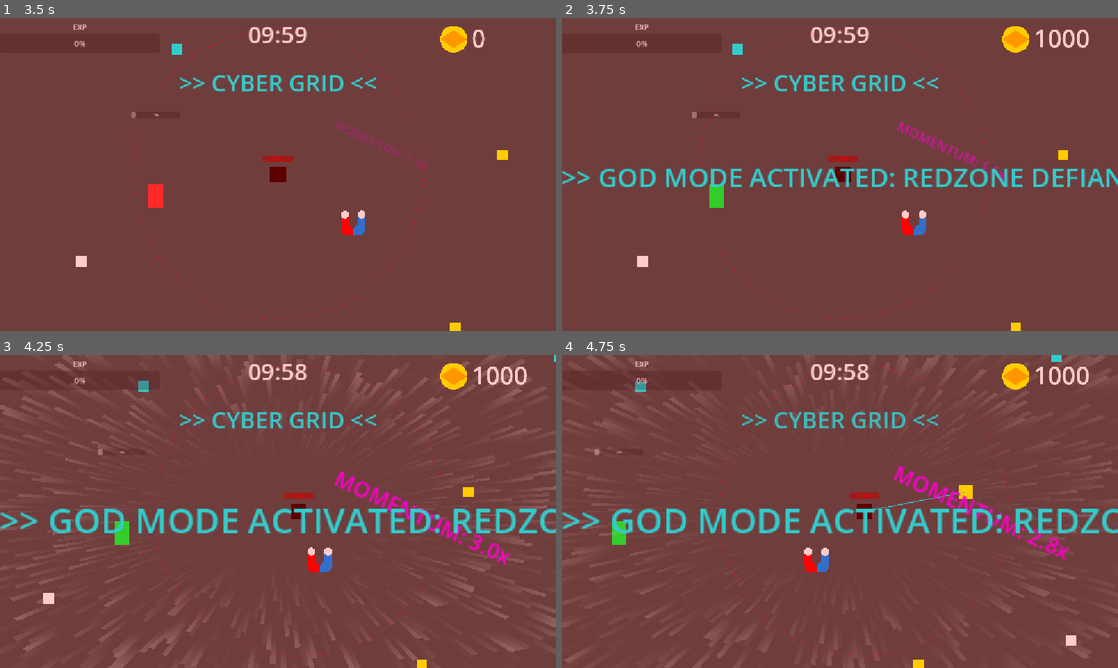
Above: before the commit, frames 1-4 (two rows, left to right).
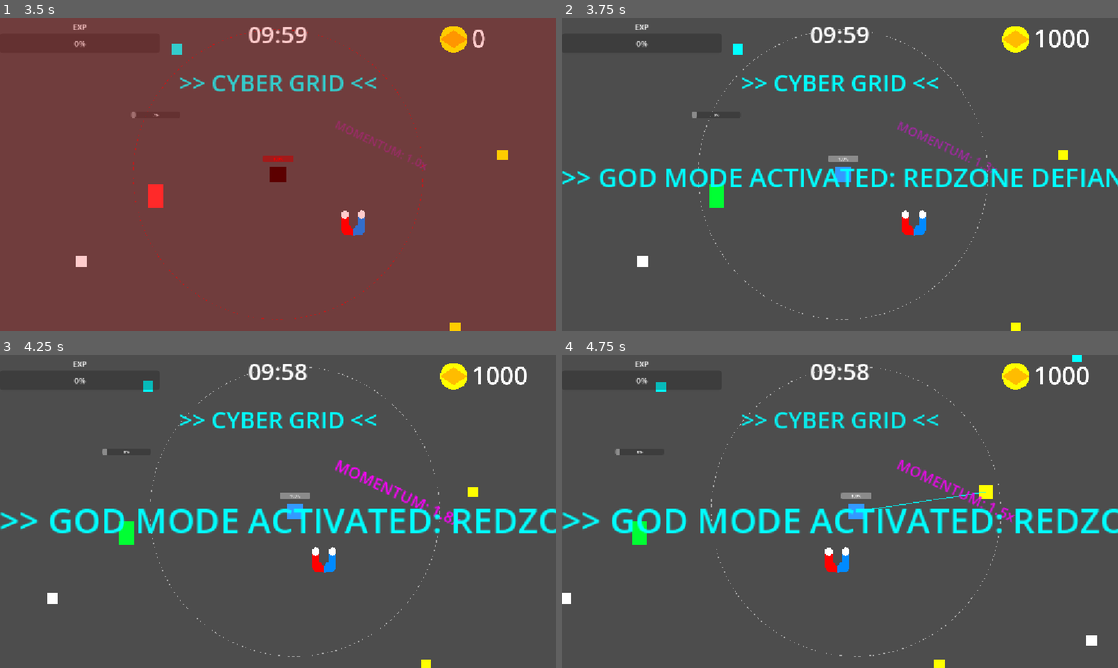
Above: after the commit, the same moments.

Repository: MusTea200/AFKMonsters
Game: Godot game, scene res://MainMenu.tscn
Two runs of this game, one before a commit and one after it. Both use one fixed random seed, a clock stepped at 60 frames per second and the inputs below. The engine's default icon, where the game draws it, is replaced by a stand-in: a white triangle on a blue panel in a dark square.
Inputs (mouse positions are in pixels of both pictures, inside the frame that each line leads up to):
- Up to frame 1 (3.5 s): click "Play" at 0.5 s; click "Play" at 1.25 s; click "CYBER GRID" at 2 s; click "Yeni Döngü (Başla)" at 2.75 s
- Up to frame 2 (3.75 s): tap Enter at 3.5 s; move the mouse to (962, 158) at 3.52 s; hold Right (ui_right) from 3.53 s (still down); tap 1 at 3.6 s; click (962, 158) at 3.67 s
- Up to frame 3 (4.25 s): keep holding Right (ui_right); tap Space at 3.77, 4.07 s
- Up to frame 4 (4.75 s): release Right (ui_right) at 4.25 s; drag from (728, 527) to (884, 558) at 4.27 s

Frame 1 is identical in both runs. In frame 2, 100% of the frame differs, in the area x 0-100%, y 0-100%; in frame 3, 100%; in frame 4, 100%.

Commit message:
fix(redzone): Prevent state overwrite bug with safe debuff architecture
Co-authored-by: MusTea200 <172600404+MusTea200@users.noreply.github.com>

Diff:
--- a/godot_project/Arena.gd
+++ b/godot_project/Arena.gd
@@ -688,6 +688,10 @@
 			var redzones = get_tree().get_nodes_in_group("redzones")
 			for r in redzones:
 				if is_instance_valid(r) and r.player == player_node: # Inside redzone
+					if r.debuff_active and is_instance_valid(player_node) and "active_redzone_count" in player_node:
+						player_node.active_redzone_count -= 1
+						if player_node.active_redzone_count < 0: player_node.active_redzone_count = 0
+					r._remove_debuff()
 					r.capture_time = r.capture_target
 					r.defense_time = 0.0 # Clear defense time immediately so no countdown starts
 					r.healing_time = 0.0 # Skip healing phase to unlock vending machine instantly
--- a/godot_project/GachaUI.gd
+++ b/godot_project/GachaUI.gd
@@ -174,15 +174,12 @@
 	p.set_meta("level", lvl)
 
 	var l = p.get_child(0) as Label
-	l.text = item_name + "
-Tier " + str(items[cat][item_idx]["tier"]) + "
-Lvl " + str(lvl) + "/20"
+	l.text = item_name + "\nTier " + str(items[cat][item_idx]["tier"]) + "\nLvl " + str(lvl) + "/20"
 
 	# MAX Seviyeye ulastiysa karart
 	if lvl >= 20:
 		p.modulate = Color(0.3, 0.3, 0.3)
-		l.text += "
-(MAXED)"
+		l.text += "\n(MAXED)"
 
 	# Global Pasif Enjeksiyonlari (10. ve 20. seviyelerde)
 	if lvl == 10:
@@ -234,16 +231,13 @@
 		panel_container.set_meta("level", current_lvl)
 
 		var label = Label.new()
-		label.text = item_name + "
-Tier " + str(item["tier"]) + "
-Lvl " + str(current_lvl) + "/20"
+		label.text = item_name + "\nTier " + str(item["tier"]) + "\nLvl " + str(current_lvl) + "/20"
 		label.horizontal_alignment = HORIZONTAL_ALIGNMENT_CENTER
 		label.vertical_alignment = VERTICAL_ALIGNMENT_CENTER
 		panel_container.add_child(label)
 
 		if current_lvl >= 20:
 			panel_container.modulate = Color(0.3, 0.3, 0.3)
-			label.text += "
-(MAXED)"
+			label.text += "\n(MAXED)"
 
 		grid_container.add_child(panel_container)
--- a/godot_project/Redzone.gd
+++ b/godot_project/Redzone.gd
@@ -13,8 +13,6 @@
 var is_healing: bool = false
 var last_spawn_percent: float = 0.0
 var is_used: bool = false
-var original_speed: float = 0.0
-var original_regen: float = 0.0
 
 @onready var visual = $ZoneVisual
 @onready var progress_bar = $ProgressBar
@@ -59,6 +57,7 @@
 
 	body_entered.connect(_on_body_entered)
 	body_exited.connect(_on_body_exited)
+	tree_exiting.connect(_on_tree_exiting)
 
 func _process(delta: float) -> void:
 	if get_tree().paused: return
@@ -90,7 +89,13 @@
 
 		if defense_time <= 0:
 			countdown_label.hide()
+
+			if is_instance_valid(player) and player.has_method("get") and "active_redzone_count" in player:
+				if debuff_active:
+					player.active_redzone_count -= 1
+					if player.active_redzone_count < 0: player.active_redzone_count = 0
 			_remove_debuff()
+
 			# Mutlak Matrix Renk Dönüşümleri
 			visual.color = Color("00ff004d")
 
@@ -128,13 +133,15 @@
 func _on_body_entered(body: Node2D) -> void:
 	if body.name == "Player":
 		player = body
-		if body.has_method("get") and "active_redzone_count" in body:
-			body.active_redzone_count += 1
+		# Sadece redzone tehlikeliyse sayaca ekle!
+		if not is_used and not is_healing and not (captured and defense_time <= 0):
+			if body.has_method("get") and "active_redzone_count" in body:
+				body.active_redzone_count += 1
 
 func _on_body_exited(body: Node2D) -> void:
 	if body.name == "Player":
 		player = null
-		if body.has_method("get") and "active_redzone_count" in body:
+		if debuff_active and body.has_method("get") and "active_redzone_count" in body:
 			body.active_redzone_count -= 1
 			if body.active_redzone_count < 0: body.active_redzone_count = 0
 		debuff_timer = inside_time / 3.0
@@ -143,33 +150,43 @@
 	debuff_active = true
 	var p = player if is_instance_valid(player) else get_tree().current_scene.find_child("Player", true, false)
 	if is_instance_valid(p):
-		original_speed = p.max_speed
-		original_regen = p.combat_comp.can_yenileme
-
-		p.max_speed = original_speed * 0.5
-		p.combat_comp.can_yenileme = 0.0
-		p.modulate = Color.RED
+
+		# Sadece ilk kez debuff yiyorsa statlari yariya dusur
+		if p.get("active_redzone_count") == 1:
+			p.max_speed = Global.base_speed * 0.5
+			if p.has_node("CombatComponent"):
+				p.get_node("CombatComponent").can_yenileme = 0.0
+			p.modulate = Color.RED
+			p.linear_damp = 0.2 # Ice effect (kayganlik)
 
 		# Kesişim vurgusu
 		if p.active_redzone_count > 1:
 			visual.color = Color(1.0, 0.0, 0.0, 0.4) # Daha koyu plazma
-		p.linear_damp = 0.2 # Ice effect (kayganlik)
 
 		# warning ui
 		var canvas = CanvasLayer.new()
 		canvas.name = "RedzoneVignette"
-
 		var vignette = ColorRect.new()
 		vignette.color = Color(1, 0, 0, 0.2)
 		vignette.set_anchors_preset(Control.PRESET_FULL_RECT)
 		vignette.mouse_filter = Control.MOUSE_FILTER_IGNORE
 		canvas.add_child(vignette)
 
+		# Creative Siber Dalgalanma Efekti (Process icinde titremesi icin script eklenir veya Tween)
+		if p.active_redzone_count > 1:
+			vignette.color = Color(1.0, 0.0, 1.0, 0.3)
+			var tw = create_tween().set_loops()
+			tw.tween_property(vignette, "color", Color(1.0, 0.0, 0.0, 0.3), 0.5)
+			tw.tween_property(vignette, "color", Color(1.0, 0.0, 1.0, 0.3), 0.5)
+
 		var label = Label.new()
 		label.name = "RedzoneWarnLabel"
 		if p.active_redzone_count > 1:
 			label.text = ">> MATRIX BONUS: MULTIPLIER X" + str(p.active_redzone_count) + " <<"
 			label.add_theme_color_override("font_color", Color(1.0, 0.0, 1.0)) # Neon Pink bonus
+			var tw2 = create_tween().set_loops()
+			tw2.tween_property(label, "scale", Vector2(1.2, 1.2), 0.3)
+			tw2.tween_property(label, "scale", Vector2.ONE, 0.3)
 		else:
 			label.text = ">> WARNING: OVERHEAT DEBUFF <<"
 			label.add_theme_color_override("font_color", Color.RED)
@@ -189,21 +206,33 @@
 
 func _remove_debuff() -> void:
 	var p = get_tree().current_scene.find_child("Player", true, false)
-	if is_instance_valid(p) and p.get("active_redzone_count") != null and p.active_redzone_count > 0:
-		return # Hala baska redzone icindeyse debuff i silme!
 	debuff_active = false
-	p = get_tree().current_scene.find_child("Player", true, false)
-	if is_instance_valid(p) and original_speed > 0:
-		p.max_speed = original_speed
-		p.combat_comp.can_yenileme = original_regen
+	if is_instance_valid(p):
+		if p.get("active_redzone_count") != null and p.active_redzone_count > 0:
+			# Hala baska redzone icindeyse statlari geri verme, sadece kendi yarattigimiz UI elementini sil
+			_cleanup_vignette()
+			return
+
+		# active_redzone_count == 0 oldugu an, statlari merkezi olarak geri yukle!
+		p.max_speed = Global.base_speed
+
+		# Yenileme miktarini orijinal Global/Economy seviyesinden cek
+		var regen_base = 0.0
+		if Global.upgrade_levels.has("regen"):
+			regen_base = Global.upgrade_levels["regen"] * 0.5
+
+		if p.has_node("CombatComponent"):
+			p.get_node("CombatComponent").can_yenileme = regen_base
+
 		p.modulate = Color.WHITE
 		p.linear_damp = 1.0 # Normal friction
 
-		var vignette = get_tree().current_scene.find_child("RedzoneVignette", true, false)
-		if vignette:
-			vignette.queue_free()
-
-		original_speed = 0.0
+		_cleanup_vignette()
+
+func _cleanup_vignette() -> void:
+	var vignette = get_tree().current_scene.find_child("RedzoneVignette", true, false)
+	if vignette:
+		vignette.queue_free()
 
 func _spawn_redzone_wave(percent: float) -> void:
 	var arena = get_tree().current_scene
@@ -242,3 +271,9 @@
 	tw.tween_property(shock, "scale", Vector2(40.0, 40.0), 0.5).set_trans(Tween.TRANS_QUAD).set_ease(Tween.EASE_OUT)
 	tw.tween_property(shock, "modulate:a", 0.0, 0.5)
 	tw.tween_callback(shock.queue_free)
+
+func _on_tree_exiting() -> void:
+	if debuff_active and is_instance_valid(player) and player.has_method("get") and "active_redzone_count" in player:
+		player.active_redzone_count -= 1
+		if player.active_redzone_count < 0: player.active_redzone_count = 0
+		_remove_debuff()
Not shown, changed: godot_project/MEMORY.md
